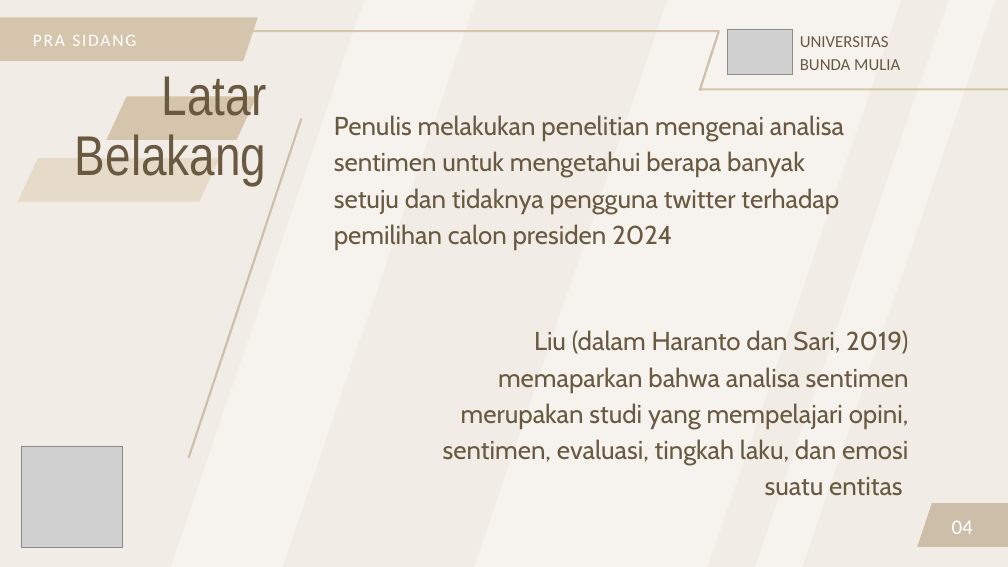
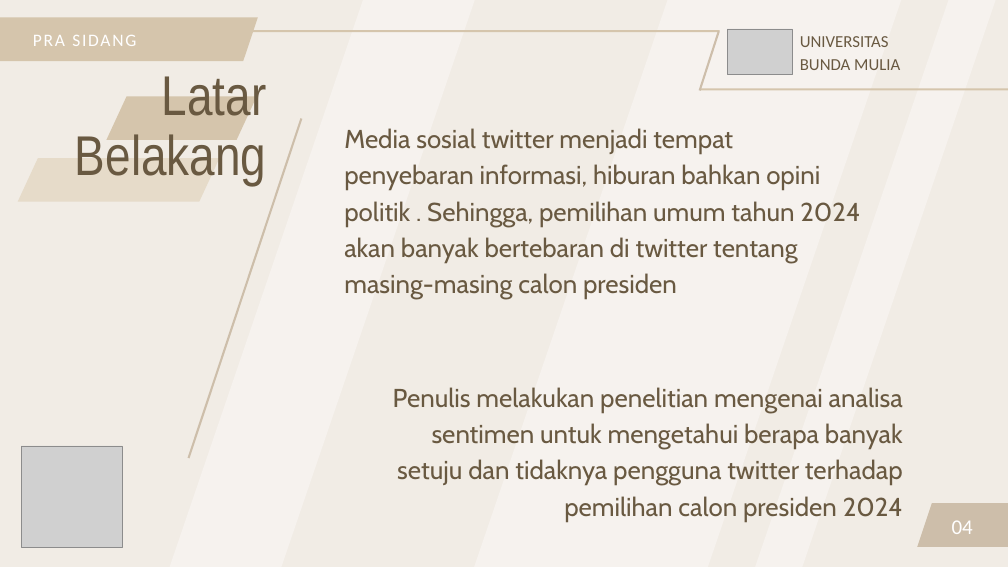
Before and after one commit to FnsAja/Skripsi, a slide deck: slide 4 of Prasidang Michael Alfonso V2.pptx. Drawn at 1008x567 pixels with LibreOffice and Linux fonts; fonts in the diff are those of the drawing; grey boxes stand for pictures. Boxes give left, top, right and bottom in pixels: in the first picture for what was removed or moved away, otherwise in the second. Text is boxed around its words. In the diff, an @@ line names an element or a change of style, - is before the commit and + after.

```diff
--- a/Prasidang Michael Alfonso V2.pptx
+++ b/Prasidang Michael Alfonso V2.pptx
@@ freeform shape at [164, 0, 484, 567]: outline redrawn @@
@@ text added at [344, 128, 860, 299], 37 pt, text #695941 @@
+Media sosial twitter menjadi tempat penyebaran informasi, hiburan bahkan opini politik . Sehingga, pemilihan umum tahun 2024 akan banyak bertebaran di twitter tentang masing-masing calon presiden
@@ text removed at [443, 330, 909, 496] @@
-Liu (dalam Haranto dan Sari, 2019) memaparkan bahwa analisa sentimen merupakan studi yang mempelajari opini, sentimen, evaluasi, tingkah laku, dan emosi suatu entitas
@@ text "Penulis melakukan penelitian mengenai analisa ...": place and size @@
-text "Penulis melakukan penelitian mengenai analisa ..." at [334, 115, 844, 249]
+text "Penulis melakukan penelitian mengenai analisa ..." at [393, 387, 903, 521]
@@ text "Penulis melakukan penelitian mengenai analisa ..." at [393, 387, 903, 521]: alignment left to right @@
```
Also in this commit, not shown: 3 other slides changed, 5 other files.
